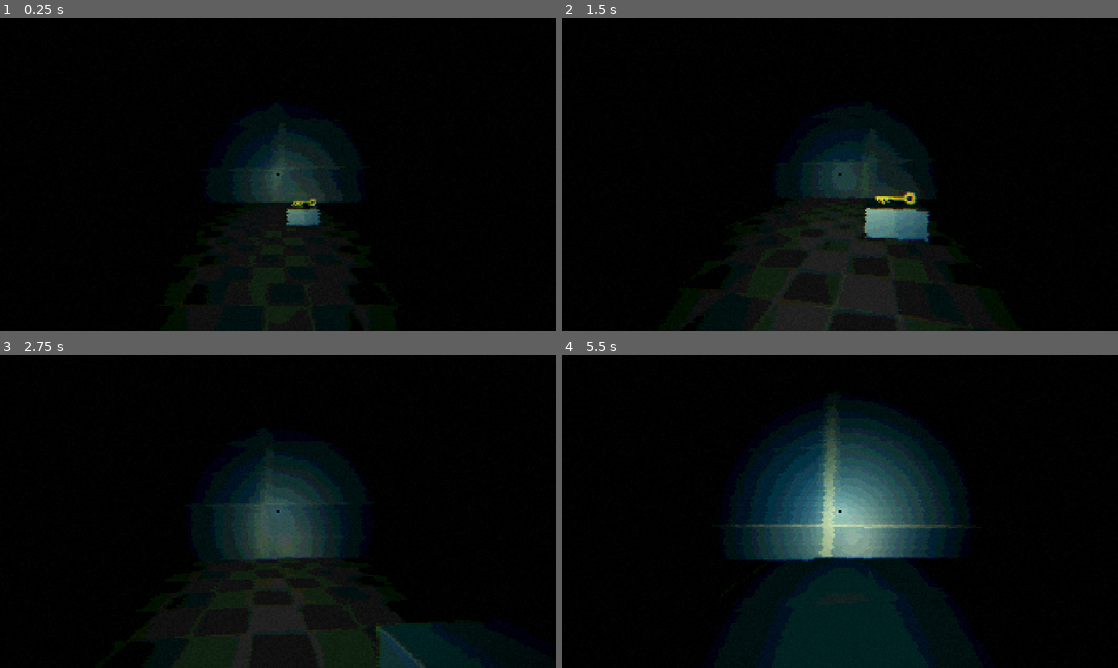
Above: before the commit, frames 1-4 (two rows, left to right).
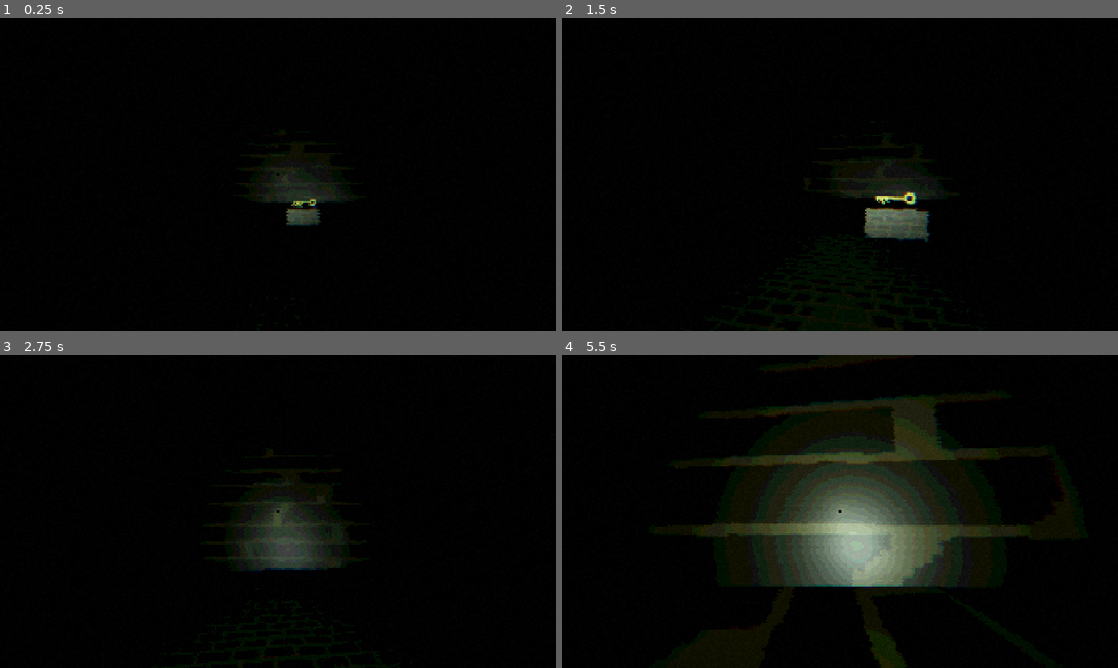
Above: after the commit, the same moments.

Repository: dule-d/SpinToWin
Game: Godot game, scene res://worl.tscn
Same seed, same stepped clock (60 frames per second), same inputs: the game is played once before the commit and once after it.
Inputs (mouse positions are in pixels of both pictures, inside the frame that each line leads up to):
- Up to frame 1 (0.25 s): no input
- Up to frame 2 (1.5 s): move the mouse to (867, 174) at 0.52 s; hold E (E) 0.53-1.28 s; hold W (up) from 0.53 s (still down); tap Space (jump) at 0.77 s; tap F (F) at 0.8, 1.35 s; tap Enter at 1.25 s; move the mouse to (812, 174) at 1.27 s
- Up to frame 3 (2.75 s): keep holding W (up); tap Space (jump) at 1.52 s; tap Ctrl (ctrl) at 1.55, 2.1 s; move the mouse to (289, 505) at 2.02 s; hold Shift (sprint) from 2.03 s (still down)
- Up to frame 4 (5.5 s): keep holding W (up); move the mouse to (834, 517) at 2.77 s; release Shift (sprint) at 2.78 s; tap Shift (sprint) at 2.85 s; tap Space (jump) at 3.02, 3.77, 4.25, 4.52 s; tap E (E) at 3.05 s; move the mouse to (878, 514) at 3.52 s; hold E (E) 3.53-4.28 s; tap F (F) at 3.8, 4.35 s; move the mouse to (795, 508) at 4.27 s; tap Ctrl (ctrl) at 4.55, 5.1 s; move the mouse to (845, 511) at 5.02 s; hold Shift (sprint) from 5.03 s (still down)

The runs differ from the first frame. In frame 1, 4.9% of the frame differs, in the area x 41-62%, y 33-100%; in frame 2, 11%; in frame 3, 13%; in frame 4, 27%, in the area x 23-85%, y 12-100%.

Commit message:
changes to the 3D models

Diff:
--- a/Player/player.gd
+++ b/Player/player.gd
@@ -2,7 +2,7 @@
 
 var speed
 const WALK_SPEED = 3.0
-const CROUCH_SPEED = 1.0
+const CROUCH_SPEED = 0.1
 const SPRINT_SPEED = 5.0
 const JUMP_VELOCITY = 3.2
 const SENSITIVITY = 0.0019
@@ -68,11 +68,10 @@
 		velocity.y = JUMP_VELOCITY
 
 	# Handle Sprint.
-	if Input.is_action_just_pressed("sprint"):
+	if Input.is_action_pressed("sprint"):
 		speed = SPRINT_SPEED
 	else:
 		speed = WALK_SPEED
-
 
 
 
@@ -144,7 +143,7 @@
 func crouch():
 	if Input.is_action_just_pressed("ctrl"):
 		crouching = !crouching
-		if crouching:
+		if crouching :
 			$CollisionShape3D.shape.height = crouch_height
 			speed = CROUCH_SPEED
 		else:
--- a/Player/player.tscn
+++ b/Player/player.tscn
@@ -13,7 +13,6 @@
 shape = SubResource("CapsuleShape3D_2das6")
 
 [node name="MeshInstance3D" type="MeshInstance3D" parent="." unique_id=1939460458]
-visible = false
 mesh = SubResource("CapsuleMesh_2das6")
 
 [node name="head" type="Node3D" parent="." unique_id=790138044]
@@ -23,11 +22,11 @@
 
 [node name="SpotLight3D" type="SpotLight3D" parent="head/Camera3D" unique_id=458077448]
 transform = Transform3D(1, 0, 0, 0, 1, 0, 0, 0, 1, 0, 0, 1.9819188)
-light_color = Color(1, 1, 0.6862745, 1)
+light_color = Color(0.89794225, 0.9922096, 0.94322413, 1)
 light_energy = 3.287
 light_specular = 1.176
 spot_range = 170.804
-spot_angle = 35.0
+spot_angle = 59.55
 spot_angle_attenuation = 4.438293
 
 [node name="RayCast3D" type="RayCast3D" parent="head/Camera3D" unique_id=1679114730]
@@ -53,3 +52,8 @@
 grow_vertical = 2
 mouse_filter = 2
 color = Color(0, 0, 0, 1)
+metadata/_edit_use_anchors_ = true
+
+[node name="TextureProgressBar" type="TextureProgressBar" parent="CanvasLayer" unique_id=1949013942]
+offset_right = 40.0
+offset_bottom = 40.0
--- /dev/null
+++ b/Scenes/Level1.tscn
@@ -0,0 +1,5 @@
+[gd_scene format=3 uid="uid://dahrccwbd0cdh"]
+
+[node name="Level1" type="Node3D" unique_id=1818394086]
+
+[node name="GridMap" type="GridMap" parent="." unique_id=1083066751]
--- a/testing_world.tscn
+++ b/testing_world.tscn
@@ -4,6 +4,13 @@
 [ext_resource type="PackedScene" uid="uid://41l1c0ev8bis" path="res://Player/player.tscn" id="2_66eke"]
 [ext_resource type="PackedScene" uid="uid://b7uunydcglq74" path="res://glTF/WL_1X1.gltf" id="3_66eke"]
 [ext_resource type="PackedScene" uid="uid://dpju5vaob86n" path="res://Models/key/key.tscn" id="4_jyei7"]
+[ext_resource type="PackedScene" uid="uid://cil0o2ckqio5y" path="res://glTF/WL_1X1_HALF.gltf" id="4_uafci"]
+[ext_resource type="PackedScene" uid="uid://cogrj6bg6awng" path="res://glTF/RP_4X4.gltf" id="5_1hfm0"]
+[ext_resource type="PackedScene" uid="uid://dobvnhpre4qqx" path="res://glTF/FL_2X2.gltf" id="6_yn4fg"]
+[ext_resource type="PackedScene" uid="uid://dv1yhqsxajc08" path="res://glTF/FL_4X4.gltf" id="7_roy0f"]
+[ext_resource type="PackedScene" uid="uid://bhfwcbr0wcqqt" path="res://glTF/RP_1X2.gltf" id="9_xkymh"]
+[ext_resource type="PackedScene" uid="uid://bbje3w01fm51s" path="res://glTF/RP_2X2.gltf" id="10_cwc05"]
+[ext_resource type="PackedScene" uid="uid://dq028dbpgov5i" path="res://glTF/WL_1X2.gltf" id="11_0fq7a"]
 
 [sub_resource type="ProceduralSkyMaterial" id="ProceduralSkyMaterial_jyei7"]
 sky_horizon_color = Color(0.66224277, 0.6717428, 0.6867428, 1)
@@ -29,11 +36,60 @@
 transform = Transform3D(-0.8660254, -0.43301278, 0.25, 0, 0.49999997, 0.86602545, -0.50000006, 0.75, -0.43301266, 0, 0, 0)
 shadow_enabled = true
 
-[node name="FL_8X82" parent="." unique_id=1305416730 instance=ExtResource("1_fvrmu")]
-transform = Transform3D(1, 0, 0, 0, 1, 0, 0, 0, 1, -3.336927, -0.67229533, 4.6257734)
-
-[node name="WL_1X12" parent="." unique_id=1724294843 instance=ExtResource("3_66eke")]
-transform = Transform3D(-0.004585415, 1.7081052, 0, -1.0175825, -0.0076970384, 0, 0, 0, 1, -2.0665379, -1.2491428, -1.186701)
-
 [node name="Key" parent="." unique_id=1517484739 instance=ExtResource("4_jyei7")]
 transform = Transform3D(1.2, 0, 0, 0, 1.2, 0, 0, 0, 1.2, -0.98546386, 0.06552687, -1.6265609)
+
+[node name="WORLD" type="Node3D" parent="." unique_id=1833804137]
+transform = Transform3D(1, 0, 0, 0, 1, 0, 0, 0, 1, 0, -1.5524869, 16.742817)
+
+[node name="WL_1X13" parent="WORLD" unique_id=1724294843 instance=ExtResource("3_66eke")]
+transform = Transform3D(-0.045914326, -13.123633, -0.35755026, 1.2293535, -0.4912053, 0.4288678, -0.012567489, -0.103603475, 43.25818, 27.543234, 12.60092, 8.280947)
+visible = false
+
+[node name="WL_1X18" parent="WORLD" unique_id=1537970170 instance=ExtResource("3_66eke")]
+transform = Transform3D(-0.045159884, -10.535937, -0.35679802, 1.2091534, -0.39435026, 0.4279655, -0.012360987, -0.083175115, 43.167168, 22.36622, -7.9810123, 8.280947)
+
+[node name="WL_1X1_HALF2" parent="WORLD" unique_id=979369959 instance=ExtResource("4_uafci")]
+transform = Transform3D(1, 0, 0, 0, 1, 0, 0, 0, 1, 15.365646, -0.029264212, -13.580641)
+
+[node name="RP_4X42" parent="WORLD" unique_id=193951943 instance=ExtResource("5_1hfm0")]
+transform = Transform3D(1, 0, 0, 0, 1, 0, 0, 0, 1, -1.088219, 0, 1.8278518)
+
+[node name="FL_2X22" parent="WORLD" unique_id=111732801 instance=ExtResource("6_yn4fg")]
+transform = Transform3D(1, 0, 0, 0, 1, 0, 0, 0, 1, 2.9117818, 0.20493317, 0.8034587)
+
+[node name="FL_4X42" parent="WORLD" unique_id=1255547264 instance=ExtResource("7_roy0f")]
+transform = Transform3D(1, 0, 0, 0, 1, 0, 0, 0, 1, -1.0753919, 0.5775304, -2.2150178)
+
+[node name="FL_8X82" parent="WORLD" unique_id=1305416730 instance=ExtResource("1_fvrmu")]
+transform = Transform3D(1, 0, 0, 0, 1, 0, 0, 0, 1, 2.9105191, 0.4639082, -2.2393615)
+
+[node name="RP_1X22" parent="WORLD" unique_id=103948925 instance=ExtResource("9_xkymh")]
+transform = Transform3D(1, 0, 0, 0, 1, 0, 0, 0, 1, 0.09974289, 0.5775304, -5.797347)
+
+[node name="RP_2X22" parent="WORLD" unique_id=771403813 instance=ExtResource("10_cwc05")]
+transform = Transform3D(1, 0, 0, 0, 1, 0, 0, 0, 1, 2.0703945, 0.5775306, -6.0129366)
+
+[node name="WL_1X12" parent="WORLD" unique_id=1057312353 instance=ExtResource("3_66eke")]
+transform = Transform3D(1, 0, 0, 0, 1.2602099, 0, 0, 0, 6.2600026, 6.8180294, 0.46390843, -2.3149235)
+
+[node name="WL_1X22" parent="WORLD" unique_id=275443316 instance=ExtResource("11_0fq7a")]
+transform = Transform3D(1, 0, 0, 0, 1, 0, 0, 0, 1, 8.004445, 0.4639082, -2.306573)
+
+[node name="FL_8X83" parent="WORLD" unique_id=463636499 instance=ExtResource("1_fvrmu")]
+transform = Transform3D(1, 0, 0, 0, 1, 0, 0, 0, 1, 10.936993, 0.50984955, -2.3615093)
+
+[node name="FL_8X84" parent="WORLD" unique_id=1887259849 instance=ExtResource("1_fvrmu")]
+transform = Transform3D(1, 0, 0, 0, 1, 0, 0, 0, 1, 3.5313425, 0.4605713, -10.239361)
+
+[node name="FL_8X85" parent="WORLD" unique_id=946373862 instance=ExtResource("1_fvrmu")]
+transform = Transform3D(1, 0, 0, 0, 1, 0, 0, 0, 1, 11.69977, 0.49367023, -10.361509)
+
+[node name="WL_1X14" parent="WORLD" unique_id=287362560 instance=ExtResource("3_66eke")]
+transform = Transform3D(1, 0, 0, 0, 1.588129, 0, 0, 0, 39.187637, 16.016224, -0.17207575, 2.3426933)
+
+[node name="FL_8X86" parent="WORLD" unique_id=1461866498 instance=ExtResource("1_fvrmu")]
+transform = Transform3D(5.186026, 0, 0, 0, 1.8717284, 0, 0, 0, 5.458267, -20.398687, 0.8805921, 6.1049156)
+
+[node name="WL_1X15" parent="WORLD" unique_id=1796204796 instance=ExtResource("3_66eke")]
+transform = Transform3D(-0.004585415, 1.7081052, 0, -1.0175825, -0.0076970384, 0, 0, 0, 1, -2.0665379, 0.30334413, -17.929518)
--- a/worl.tscn
+++ b/worl.tscn
@@ -51,6 +51,7 @@
 
 [node name="DirectionalLight3D" type="DirectionalLight3D" parent="." unique_id=179669214]
 transform = Transform3D(-0.8660254, -0.43301278, 0.25, 0, 0.49999997, 0.86602545, -0.50000006, 0.75, -0.43301266, 0, 0, 0)
+visible = false
 shadow_enabled = true
 
 [node name="ColorRect" type="ColorRect" parent="." unique_id=996080334]
@@ -66,6 +67,7 @@
 
 [node name="WL_1X13" parent="WORLD" unique_id=1169477721 instance=ExtResource("8_rq8b1")]
 transform = Transform3D(-0.045914326, -13.123633, -0.35755026, 1.2293535, -0.4912053, 0.4288678, -0.012567489, -0.103603475, 43.25818, 27.543234, 12.60092, 8.280947)
+visible = false
 
 [node name="WL_1X14" parent="WORLD" unique_id=1595073929 instance=ExtResource("8_rq8b1")]
 transform = Transform3D(1.1869439, -2.0490785, 0.36641866, 0.23506543, 10.342279, 0.41975793, -0.012360988, -0.08317512, 43.167168, 31.607277, -15.587414, 8.853678)
Not shown, removed: README.txt
Binary file changed: glTF/prototype_grid_floor.png
Binary file changed: glTF/prototype_grid_main.png
Not shown, added: sewer_brick_walls_set_midpoly_ue5_nanite/license.txt
Not shown, added: sewer_brick_walls_set_midpoly_ue5_nanite/scene.gltf
Not shown, added: sewer_brick_walls_set_midpoly_ue5_nanite/scene.gltf.import
Not shown, added: sewer_brick_walls_set_midpoly_ue5_nanite/textures/Arches_Sewers_baseColor.jpeg.import
Not shown, added: sewer_brick_walls_set_midpoly_ue5_nanite/textures/Arches_Sewers_metallicRoughness.png.import
Not shown, added: sewer_brick_walls_set_midpoly_ue5_nanite/textures/Arches_Sewers_normal.png.import
Not shown, added: sewer_brick_walls_set_midpoly_ue5_nanite/textures/Main_Sewers_baseColor.jpeg.import
Not shown, added: sewer_brick_walls_set_midpoly_ue5_nanite/textures/Main_Sewers_metallicRoughness.png.import
Not shown, added: sewer_brick_walls_set_midpoly_ue5_nanite/textures/Main_Sewers_normal.png.import
(and 8 more such lines)
